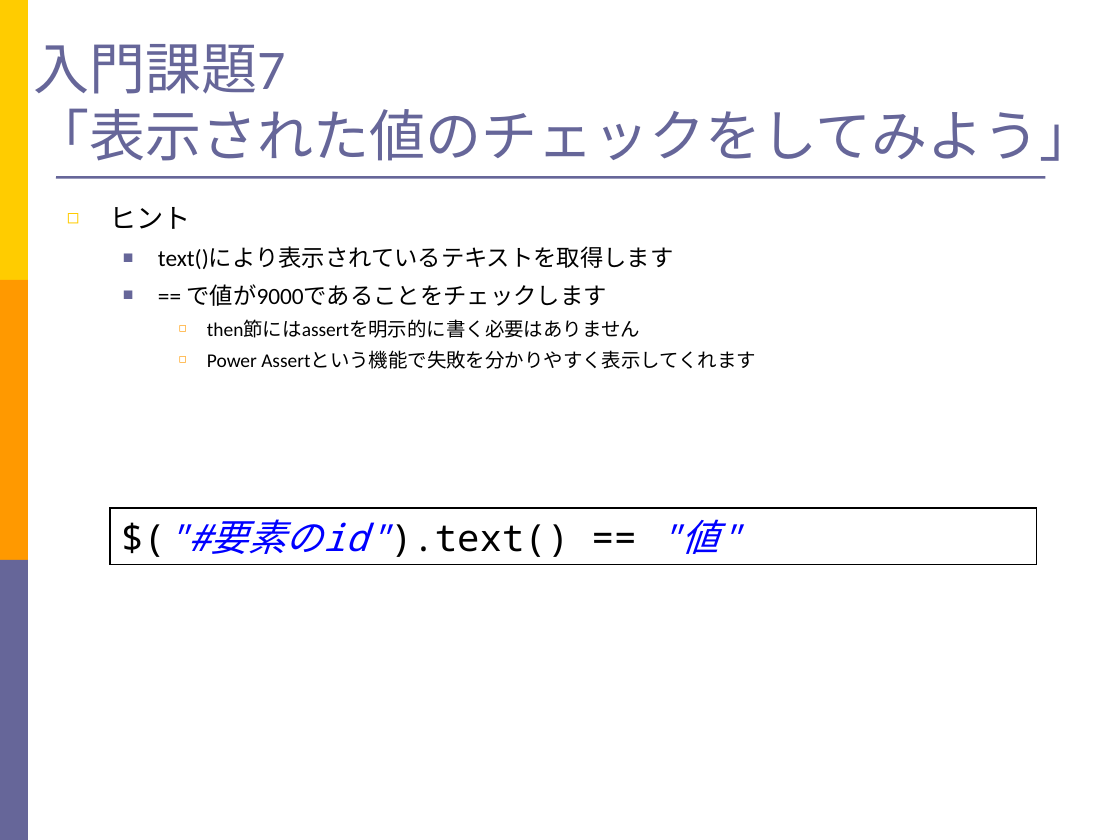
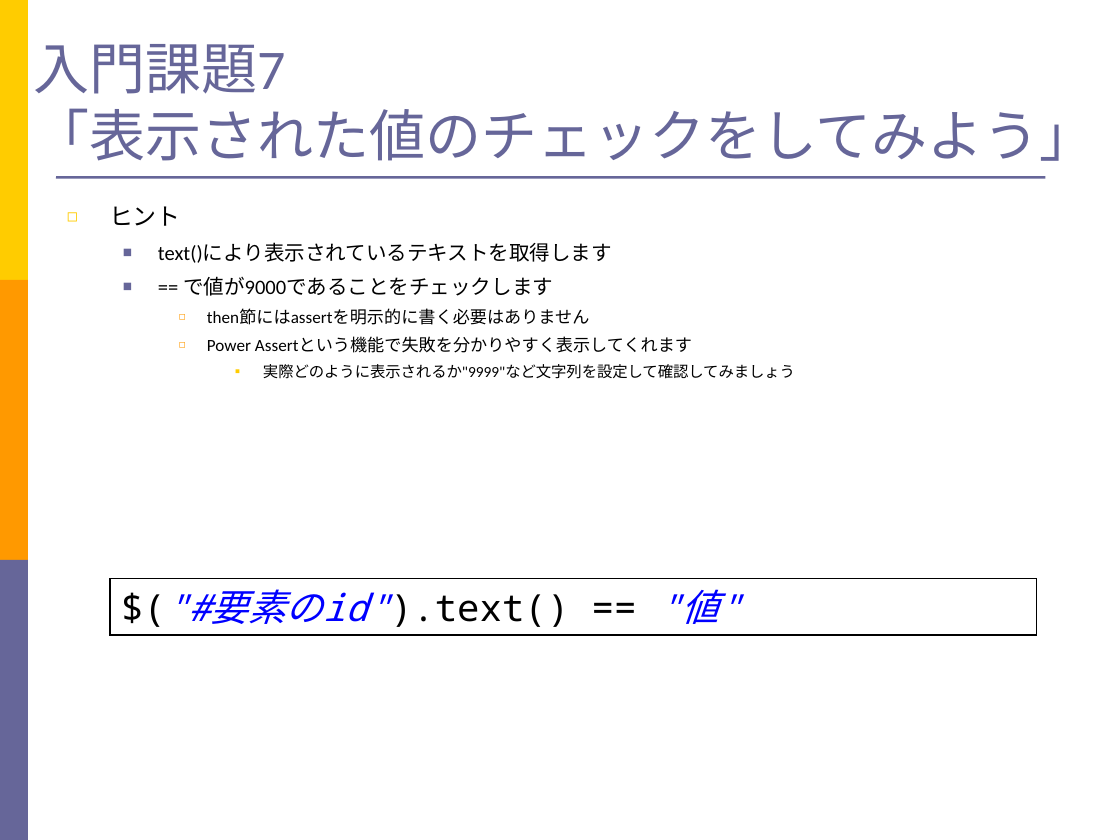
Before and after one commit to takuY-U2/STARHotel, a slide deck: slide 27 of docs/SlideGeb.ppt. Drawn at 1120x840 pixels with LibreOffice and Linux fonts; fonts in the diff are those of the drawing. Boxes give left, top, right and bottom in pixels: in the first picture for what was removed or moved away, otherwise in the second. Text is boxed around its words. In the diff, an @@ line names an element or a change of style, - is before the commit and + after.

```diff
--- a/docs/SlideGeb.ppt
+++ b/docs/SlideGeb.ppt
@@ text at bbox=[109, 206, 692, 353]: size 17.5 to 15.4 pt in "ヒント"; size 15 to 13.2 pt in "text()により表示されているテキストを取得します", "== で値が9000であることをチェックします"; size 12.5 to 11 pt in "then節にはassertを明示的に書く必要はありません", "Power Assertという機能で失敗を分かりやすく表示してくれます" @@
@@ text at bbox=[263, 364, 795, 379]: paragraph added @@
+      ▪ 実際どのように表示されるか"9999"など文字列を設定して確認してみましょう
@@ rectangle "$("#要素のid").text() == "値"": place and size @@
-rectangle "$("#要素のid").text() == "値"" at bbox=[110, 508, 1036, 564]
+rectangle "$("#要素のid").text() == "値"" at bbox=[110, 579, 1036, 635]
```
Also in this commit, not shown: 5 other files.
